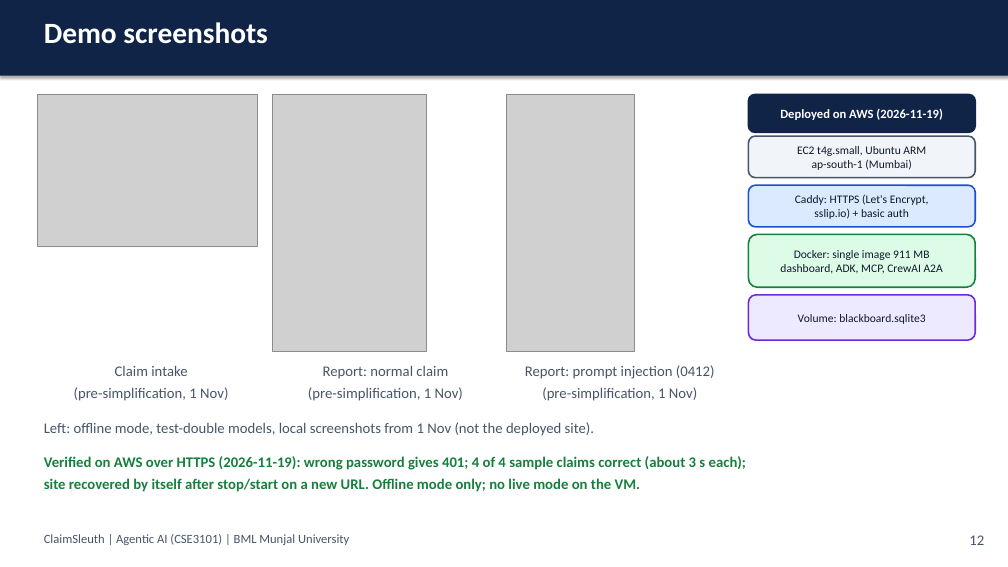
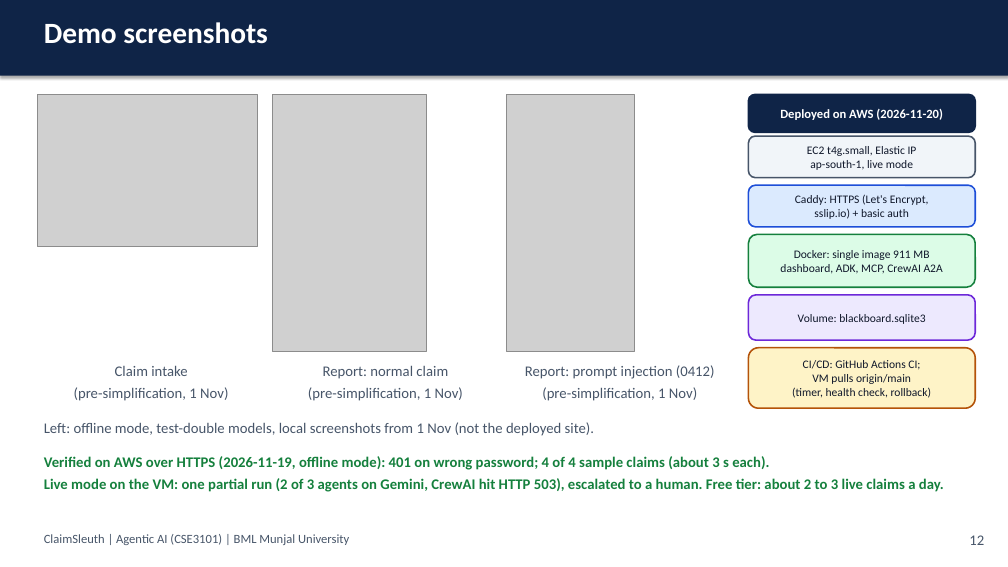
Before and after one commit to astitvasaxena/ClaimSleuth_simple, a slide deck: slide 13 of docs/submission/ClaimSleuth_Final_Presentation.pptx. Drawn at 1008x567 pixels with LibreOffice and Linux fonts; fonts in the diff are those of the drawing; grey boxes stand for pictures. Boxes give left, top, right and bottom in pixels: in the first picture for what was removed or moved away, otherwise in the second. Text is boxed around its words. In the diff, an @@ line names an element or a change of style, - is before the commit and + after.

Commit message:
Sync deliverables to live AWS deployment: Elastic IP, live mode, CI/CD docs, live-run evidence, deploy script fixes

```diff
--- a/docs/submission/ClaimSleuth_Final_Presentation.pptx
+++ b/docs/submission/ClaimSleuth_Final_Presentation.pptx
@@ text in rounded rectangle at <box>780,109,943,120</box>: text changed @@
-Deployed on AWS (2026-11-19)
+Deployed on AWS (2026-11-20)
@@ text in rounded rectangle at <box>807,146,917,170</box>: text changed @@
-EC2 t4g.small, Ubuntu ARM
-ap-south-1 (Mumbai)
+EC2 t4g.small, Elastic IP
+ap-south-1, live mode
@@ rounded rectangle added at <box>749,348,975,408</box>, fill #FEF3C7, outline #B45309 1.5 pt, 11 pt, text #0F172A @@
+CI/CD: GitHub Actions CI;
+VM pulls origin/main
+(timer, health check, rollback)
@@ text at <box>44,456,944,492</box>: text changed @@
-Verified on AWS over HTTPS (2026-11-19): wrong password gives 401; 4 of 4 sample claims correct (about 3 s each);
-site recovered by itself after stop/start on a new URL. Offline mode only; no live mode on the VM.
+Verified on AWS over HTTPS (2026-11-19, offline mode): 401 on wrong password; 4 of 4 sample claims (about 3 s each).
+Live mode on the VM: one partial run (2 of 3 agents on Gemini, CrewAI hit HTTP 503), escalated to a human. Free tier: about 2 to 3 live claims a day.
```
Also in this commit, not shown: 4 other slides changed, 20 other files.
